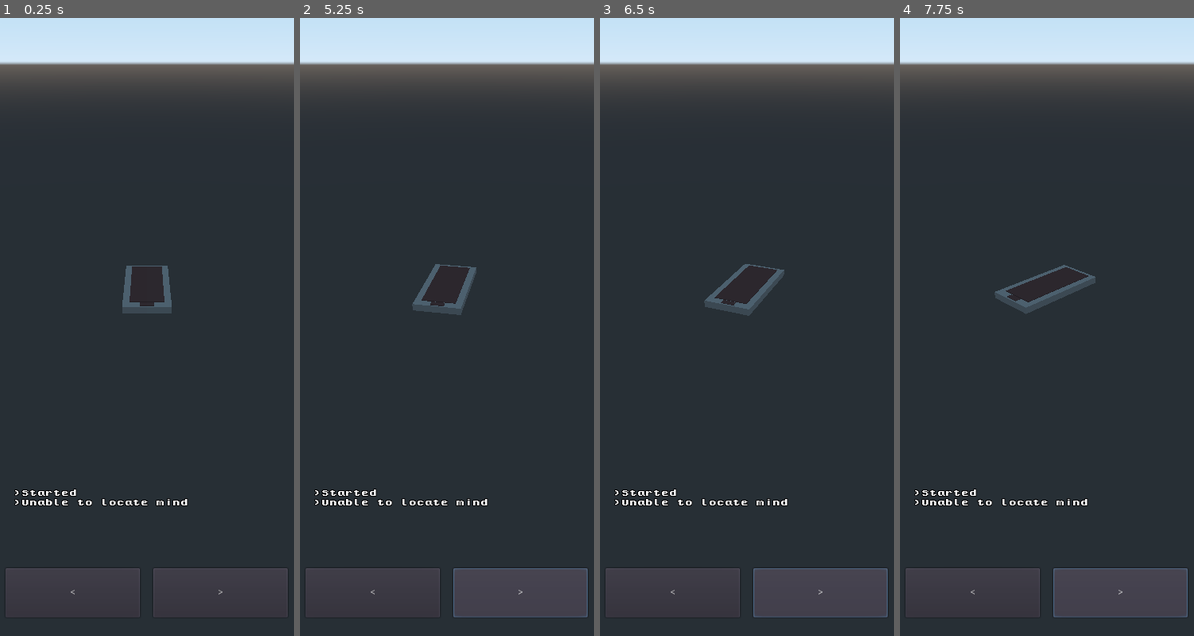
Above: before the commit, frames 1-4 (left to right).
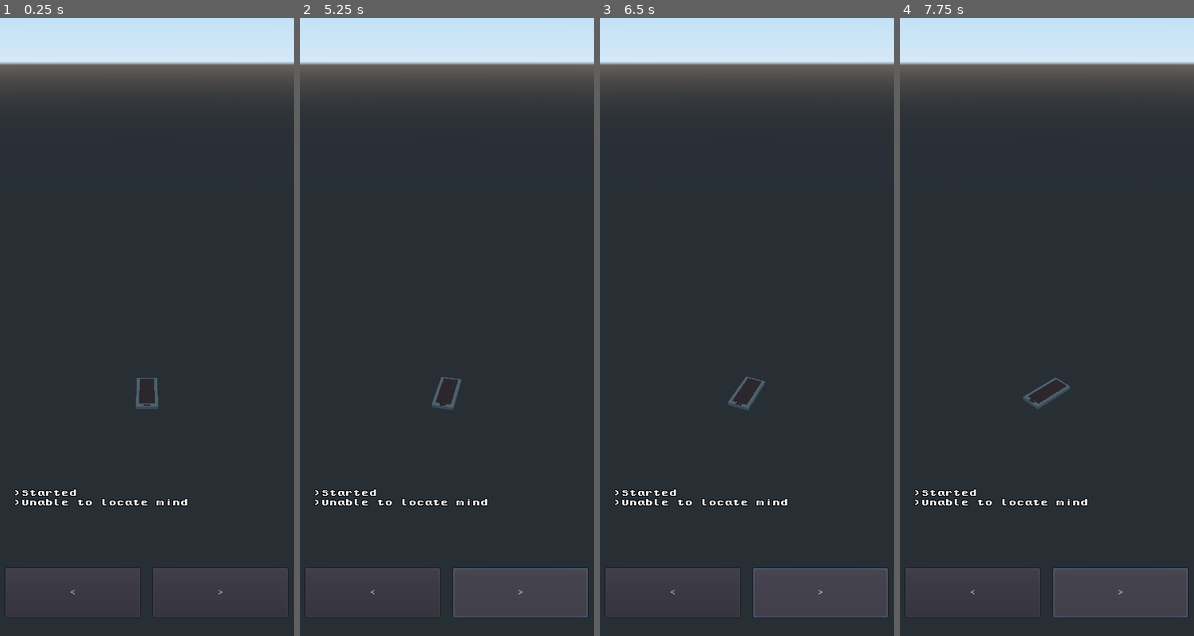
Above: after the commit, the same moments.

Repository: moraguma/GodotKotlinCST
Game: Godot game, scene res://scenes/Test/TestingArea.tscn
Same seed, same stepped clock (60 frames per second), same inputs: the game is played once before the commit and once after it.
Inputs:
- Up to frame 1 (0.25 s): no input
- Up to frame 2 (5.25 s): click "<" at 0.5 s; click ">" at 1.25 s; click "<" at 2 s; click ">" at 2.75 s; click "<" at 3.5 s; click ">" at 4.25 s; tap Enter at 5 s
- Up to frame 3 (6.5 s): tap Space at 5.75 s
- Up to frame 4 (7.75 s): tap Enter at 6.5 s; tap Space at 7.25 s

The runs differ from the first frame. In frame 1, 0.7% of the frame differs, in the area x 41-59%, y 40-64%; in frame 2, 0.7%; in frame 3, 0.8%; in frame 4, 0.9%, in the area x 32-67%, y 39-64%.

Commit message:
First running implementation of visualizer. Problems with basis calculation and translation of data betweeen Android and Godot

Diff:
--- a/GodotProject/CSTVisualizer/scenes/Test/TestingArea.tscn
+++ b/GodotProject/CSTVisualizer/scenes/Test/TestingArea.tscn
@@ -54,7 +54,7 @@
 [node name="CameraPivot" type="Spatial" parent="."]
 
 [node name="Camera" type="Camera" parent="CameraPivot"]
-transform = Transform( -4.34865e-08, -0.487982, 0.872854, -4.42794e-09, 0.872854, 0.487982, -1, 1.73557e-08, -4.01182e-08, 0.638462, 0.303139, 0 )
+transform = Transform( -4.34865e-08, -0.487982, 0.872854, -4.42794e-09, 0.872854, 0.487982, -1, 1.73557e-08, -4.01181e-08, 1.18972, 0.950163, 0 )
 
 [node name="Left" type="Button" parent="."]
 margin_left = 8.0
@@ -76,58 +76,7 @@
 "_edit_use_anchors_": false
 }
 
-[node name="X" type="Button" parent="."]
-visible = false
-margin_left = 9.0
-margin_top = 724.0
-margin_right = 130.0
-margin_bottom = 788.0
-text = "X"
-__meta__ = {
-"_edit_use_anchors_": false
-}
-
-[node name="Y" type="Button" parent="."]
-visible = false
-margin_left = 146.0
-margin_top = 724.0
-margin_right = 267.0
-margin_bottom = 788.0
-text = "Y"
-__meta__ = {
-"_edit_use_anchors_": false
-}
-
-[node name="Z" type="Button" parent="."]
-visible = false
-margin_left = 282.0
-margin_top = 724.0
-margin_right = 403.0
-margin_bottom = 788.0
-text = "Z"
-__meta__ = {
-"_edit_use_anchors_": false
-}
-
-[node name="Mean" type="Button" parent="."]
-visible = false
-margin_left = 8.66742
-margin_top = 662.0
-margin_right = 403.667
-margin_bottom = 713.0
-text = "GET MEAN"
-__meta__ = {
-"_edit_use_anchors_": false
-}
-
 [connection signal="button_down" from="Left" to="." method="left_pressed_down"]
 [connection signal="button_up" from="Left" to="." method="left_pressed_up"]
 [connection signal="button_down" from="Right" to="." method="right_pressed_down"]
 [connection signal="button_up" from="Right" to="." method="right_pressed_up"]
-[connection signal="button_down" from="X" to="." method="x_pressed_down"]
-[connection signal="button_up" from="X" to="." method="x_pressed_up"]
-[connection signal="button_down" from="Y" to="." method="y_pressed_down"]
-[connection signal="button_up" from="Y" to="." method="y_pressed_up"]
-[connection signal="button_down" from="Z" to="." method="z_pressed_down"]
-[connection signal="button_up" from="Z" to="." method="z_pressed_up"]
-[connection signal="pressed" from="Mean" to="." method="notify_mean"]
--- a/GodotProject/CSTVisualizer/scripts/TestingArea.gd
+++ b/GodotProject/CSTVisualizer/scripts/TestingArea.gd
@@ -2,6 +2,9 @@
 
 
 const PIVOT_ROT_SPEED = 0.05
+const PIVOT_LERP_WEIGHT = 0.05
+
+const DEVICE_LERP_WEIGHT = 0.1
 
 
 var mind
@@ -9,12 +12,6 @@
 
 var left_pressed = false
 var right_pressed = false
-var x_pressed = false
-var y_pressed = false
-var z_pressed = false
-
-var total_calls = 0
-
 
 onready var phone = $Phone
 onready var pivot = $CameraPivot
@@ -29,7 +26,7 @@
 		mind = Engine.get_singleton("VisualizerMind")
 		mind.connect("update_value", NotificationCenter, "update_value")
 		mind.connect("create_notification", NotificationCenter, "create_notification")
-		mind.start()
+		mind.startRealTime()
 
 		NotificationCenter.create_notification("Mind started")
 	else:
@@ -46,20 +43,22 @@
 	pivot.rotate_y(rotation_dir * PIVOT_ROT_SPEED)
 
 	if mind != null:
+		mind.update(delta)
+
 		var basis_string = mind.getBasis()
 		var basis = basis_string.rsplit(";")
 		var origin_string = mind.getWorldPosition()
 		var origin = origin_string.rsplit(";")
 
-		if total_calls < 10:
-			NotificationCenter.create_notification("Basis: " + str(basis_string) + " - " + str(basis))
-			NotificationCenter.create_notification("Origin: " + str(origin_string) + " - " + str(origin))
-			total_calls += 1
+		# From godot(g) to android(a) we have g.x = -a.y,  g.y = -a.z, g.z = -a.x
 
-		phone.transform.basis.z = Vector3(float(basis[0]), float(basis[1]), float(basis[2]))
 		phone.transform.basis.x = -Vector3(float(basis[3]), float(basis[4]), float(basis[5]))
-		phone.transform.basis.y = Vector3(float(basis[6]), float(basis[7]), float(basis[8]))
-		phone.transform.origin = Vector3(float(origin[0]), float(origin[2]), float(origin[1]))
+		phone.transform.basis.y = -Vector3(float(basis[6]), float(basis[7]), float(basis[8]))
+		phone.transform.basis.z = -Vector3(float(basis[0]), float(basis[1]), float(basis[2]))
+
+		phone.transform.origin = phone.transform.origin.linear_interpolate(-Vector3(float(origin[1]), float(origin[2]), float(origin[0])), DEVICE_LERP_WEIGHT)
+
+	pivot.transform.origin = pivot.transform.origin.linear_interpolate(phone.transform.origin, PIVOT_LERP_WEIGHT)
 
 
 func left_pressed_down():
@@ -76,27 +75,3 @@
 
 func right_pressed_up():
 	right_pressed = false
-
-
-func x_pressed_down():
-	x_pressed = true
-
-
-func x_pressed_up():
-	x_pressed = false
-
-
-func y_pressed_down():
-	y_pressed = true
-
-
-func y_pressed_up():
-	y_pressed = false
-
-
-func z_pressed_down():
-	z_pressed = true
-
-
-func z_pressed_up():
-	z_pressed = false
Not shown, added: AndroidProject/VisualizerMind/src/main/java/com/example/visualizermind/SensorFusion.java
Not shown, changed: AndroidProject/VisualizerMind/src/main/java/com/example/visualizermind/VisualizerMind.java
Not shown, added: AndroidProject/VisualizerMind/src/main/java/com/example/visualizermind/datacollection/DataCollector.java
Not shown, removed: AndroidProject/VisualizerMind/src/main/java/com/example/visualizermind/datacollection/FusedLocationCollectionModule.java
Not shown, removed: AndroidProject/VisualizerMind/src/main/java/com/example/visualizermind/datacollection/IMUCollectionModule.java
Not shown, added: AndroidProject/VisualizerMind/src/main/java/com/example/visualizermind/datacollection/RealTimeDataCollector.java
Not shown, added: AndroidProject/VisualizerMind/src/main/java/com/example/visualizermind/datacollection/modules/FusedLocationCollectionModule.java
Not shown, added: AndroidProject/VisualizerMind/src/main/java/com/example/visualizermind/datacollection/modules/IMUCollectionModule.java
Not shown, changed: AndroidProject/VisualizerMind/src/main/java/com/example/visualizermind/util/Basis.java
Not shown, added: AndroidProject/VisualizerMind/src/main/java/com/example/visualizermind/util/DeviceState.java
Not shown, changed: AndroidProject/VisualizerMind/src/main/java/com/example/visualizermind/util/IMUDataPack.java
Not shown, changed: AndroidProject/VisualizerMind/src/main/java/com/example/visualizermind/util/RawDeviceState.java
(and 4 more such lines)
